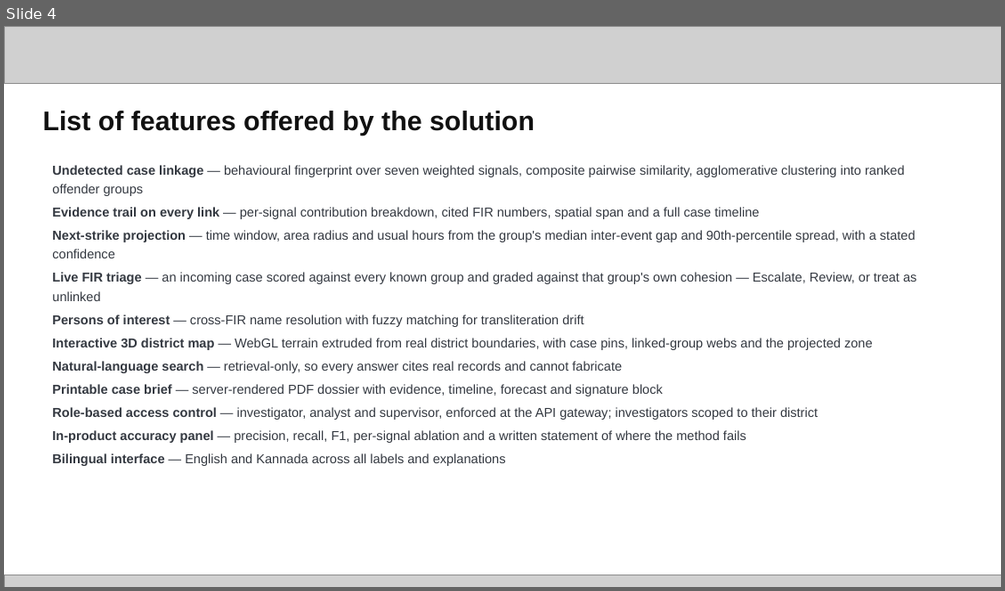
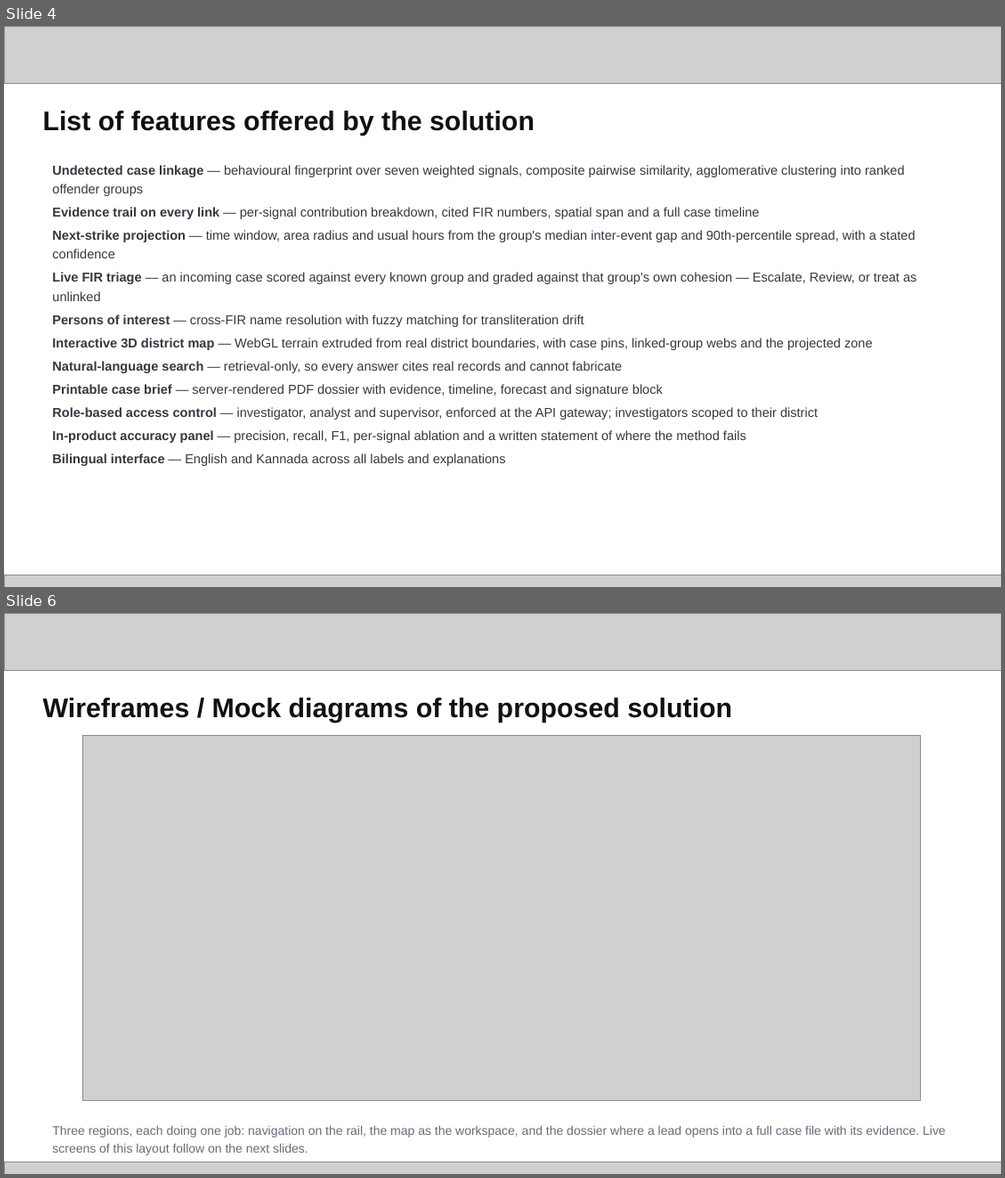
Before and after one commit to whysush/drishti-crimelink, a slide deck: docs/submission/Drishti_KSP_Datathon_2026_Prototype_Submission.pptx. Shown one above the other, each under a label of ours: slide 4 before the commit, slides 4 and 6 after it; the slides between them are not shown. The pictures are 1005x591 and 1005x1178 pixels, drawn with LibreOffice and Linux fonts; fonts in the diff are those of the drawing; grey boxes stand for pictures. Boxes give left, top, right and bottom in pixels: in the first picture for what was removed or moved away, otherwise in the second. Text is boxed around its words. In the diff, an @@ line names an element or a change of style, - is before the commit and + after.

```diff
--- a/docs/submission/Drishti_KSP_Datathon_2026_Prototype_Submission.pptx
+++ b/docs/submission/Drishti_KSP_Datathon_2026_Prototype_Submission.pptx
@@ slide 6 added at box(4, 613, 1001, 1174), background #FFFFFF @@
@@ picture added at box(4, 613, 1001, 671) @@
@@ text added at box(43, 698, 732, 722), 26 pt, text #111111, bold @@
+Wireframes / Mock diagrams of the proposed solution
@@ picture added at box(82, 735, 920, 1101) @@
@@ text added at box(52, 1126, 946, 1155), 12 pt, text #666C77 @@
+Three regions, each doing one job: navigation on the rail, the map as the workspace, and the dossier where a lead opens into a full case file with its evidence. Live screens of this layout follow on the next slides.
@@ picture added at box(4, 1162, 1001, 1174) @@
```
Also in this commit, not shown: 4 slides changed, 1 slide removed, 2 other files.
